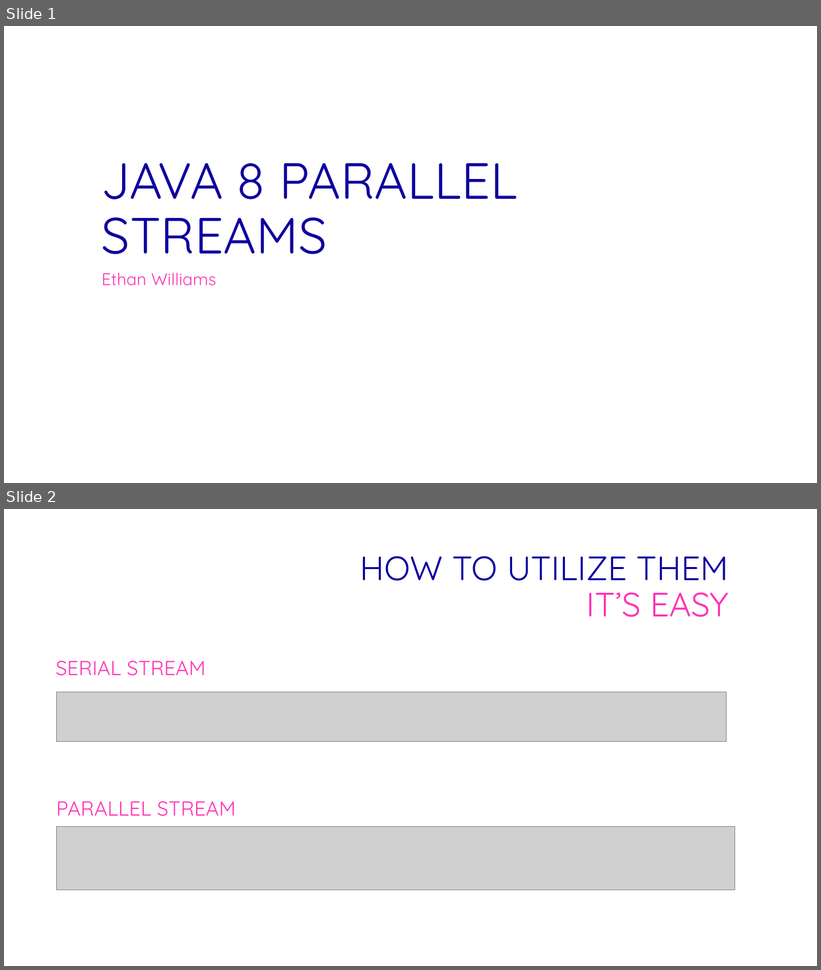
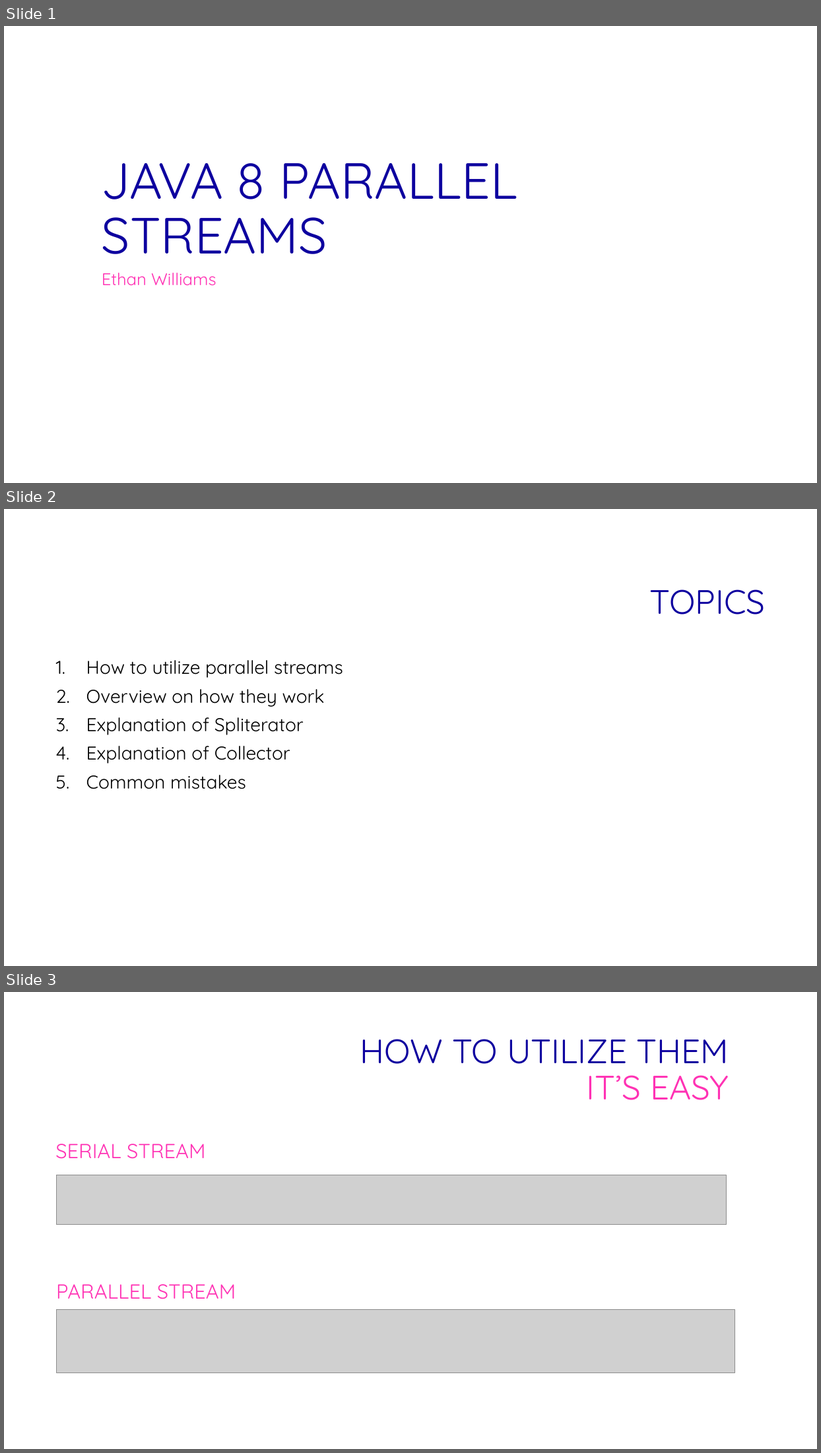
Before and after one commit to ethwillz/coms430, a slide deck: src/parallel_streams_presentation/p_stream_presentation.pptx. Shown one above the other, each under a label of ours: slides 1 and 2 before the commit, slides 1, 2 and 3 after it. The pictures are 821x970 and 821x1453 pixels, drawn with LibreOffice and Linux fonts; fonts in the diff are those of the drawing; grey boxes stand for pictures; background and template pictures are left out. Boxes give left, top, right and bottom in pixels: in the first picture for what was removed or moved away, otherwise in the second. Text is boxed around its words. In the diff, an @@ line names an element or a change of style, - is before the commit and + after.

```diff
--- a/src/parallel_streams_presentation/p_stream_presentation.pptx
+++ b/src/parallel_streams_presentation/p_stream_presentation.pptx
@@ slide 2 added at [4,509,817,966], background #FFFFFF @@
@@ title added at [650,590,766,615], 40 pt, text #0D009F @@
+TOPICS
@@ text added at [86,660,343,789], 22 pt, text #000000 @@
+1. How to utilize parallel streams
+2. Overview on how they work
+3. Explanation of Spliterator
+4. Explanation of Collector
+5. Common mistakes
@@ what was slide 2 is now slide 3 @@
```
Also in this commit, not shown: 5 slides changed, 1 other slide added, 1 slide removed, 11 other files.
